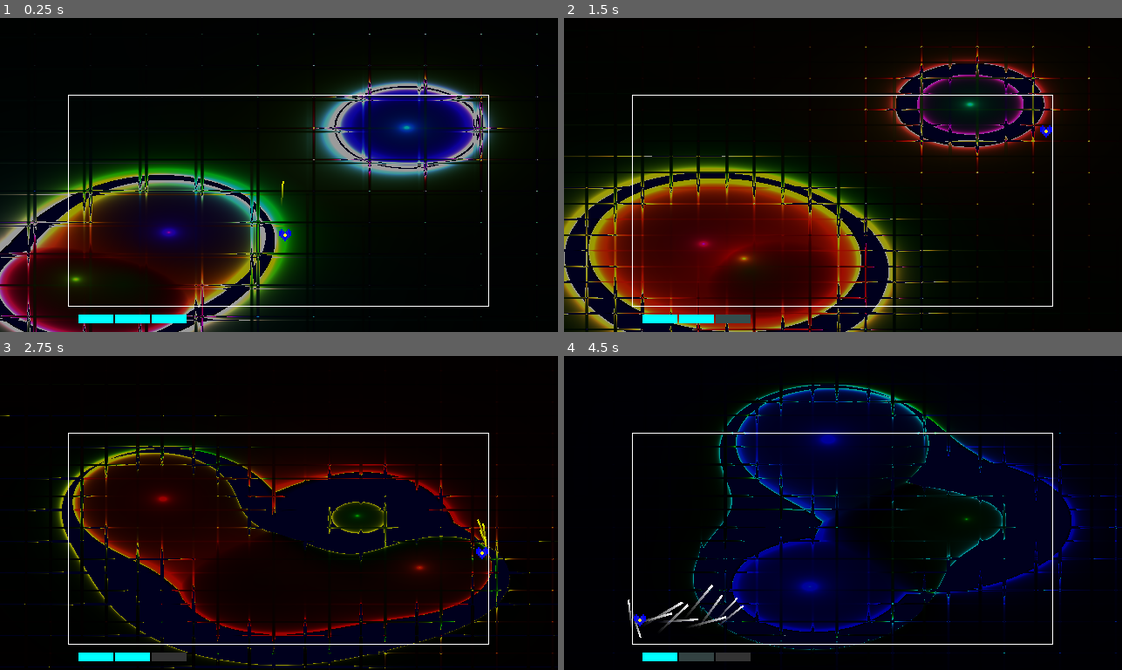
Above: before the commit, frames 1-4 (two rows, left to right).
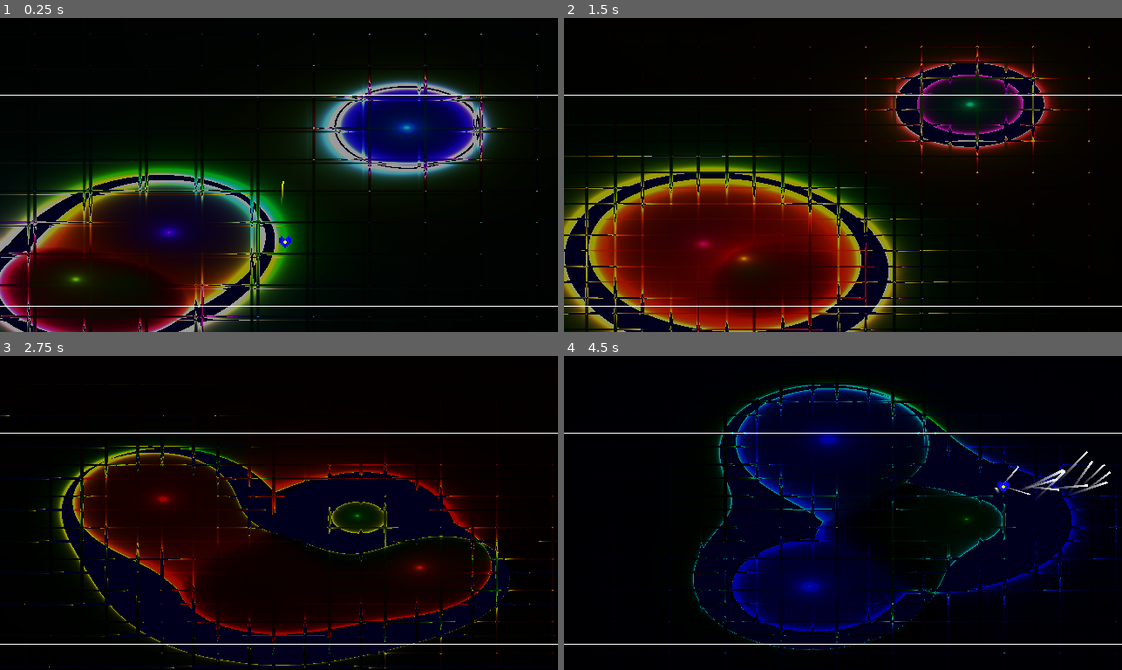
Above: after the commit, the same moments.

Repository: officialErnests/Underkill
Game: Godot game, scene res://Scenes/FIGHT.tscn
Same seed, same stepped clock (60 frames per second), same inputs: the game is played once before the commit and once after it.
Inputs:
- Up to frame 1 (0.25 s): no input
- Up to frame 2 (1.5 s): hold D (Right) 0.53-1.28 s; hold Ctrl (Slide) 0.53-1.28 s; tap Shift (Dash) at 0.6 s; tap Space (Jump) at 0.77, 1.07 s; hold S (Down) from 1.28 s (still down); tap Ctrl (Slide) at 1.35 s
- Up to frame 3 (2.75 s): tap Space (Jump) at 1.52, 1.55, 1.82, 2.1 s; release S (Down) at 2.03 s; hold D (Right) from 2.03 s (still down); tap Shift (Dash) at 2.3 s
- Up to frame 4 (4.5 s): release D (Right) at 2.78 s; hold W (Up) 2.78-3.53 s; tap Shift (Dash) at 2.85, 4.35 s; tap Space (Jump) at 3.02, 3.32, 3.77, 3.8, 4.07 s; tap Ctrl (Slide) at 3.05 s; hold Ctrl (Slide) 3.53-4.28 s; hold A (Left) from 3.53 s (still down)

The runs differ from the first frame. In frame 1, 1.0% of the frame differs, in the area x 0-100%, y 24-98%; in frame 2, 0.9%; in frame 3, 1.0%; in frame 4, 1.8%.

Commit message:
More movement

Diff:
--- a/Scenes/FIGHT.tscn
+++ b/Scenes/FIGHT.tscn
@@ -66,6 +66,6 @@
 
 [node name="Cage" parent="." instance=ExtResource("3_yp62b")]
 CagePosition = Vector2(0, 30)
-CageSize = Vector2(480, 240)
+CageSize = Vector2(1000, 240)
 
 [editable path="Cage"]
--- a/Scenes/SoulsMovement.gd
+++ b/Scenes/SoulsMovement.gd
@@ -3,13 +3,16 @@
 var walljumps = 3
 
 #player variables
-const SPEED = 400
-const GRAVITY = 70
+const SPEED = 200
+const GRAVITY = 100
 const JUMP_HEIGHT = 500
-const GROUNDPOUND_SPEED = 800
-const DASH_SPEED = 1000
-const DASH_LENGHT = 0.1
-const WALL_COYOTE = 0.1
+const GROUNDSLAM_SPEED = 1500
+const GROUNDSLAM_RECOVERY = 0.2
+const GROUNDSLAM_DISTANCE = 0.2
+const DASH_SPEED = 750
+const DASH_LENGHT = 0.2
+const WALL_COYOTE = 0.2
+const SLIDE_SPEED = 300
 
 
 #env variables
@@ -20,7 +23,6 @@
 var CanMove = true
 var Airborne = false
 var OnWall = false
-var GroundSlam = false
 var JumpStorage = false
 var Invincible = false
 
@@ -36,7 +38,8 @@
 	WALL_HUG,
 	WALL_SLIDE,
 	AIRBORNE,
-	GROUNDED
+	GROUNDED,
+	JUMP_STORAGE
 }
 #State
 var CurentPlayersState = EnumPlayerStates.AIR
@@ -51,6 +54,10 @@
 var energy = 3
 var wallCoyoti = 0
 var wallNormal = Vector2(0,0)
+var prevPrint = ""
+var groundslamRecoveryTime = 0
+var groundslamDistance = 0
+var slideSpeed = 0
 
 func Movement(delta) -> void:
 	var input_direction = Input.get_vector("Left", "Right", "Up", "Down")
@@ -98,16 +105,26 @@
 	walljumps = 3
 	wallSlideSpeed = 0.1
 
+func DetGroundslam() -> void:
+	if Input.is_action_just_pressed("Slide"):
+		groundslamDistance = 0
+		PlrMovement = EnumPlrMovement.GROUND_SLAM
 
 func DetJump() -> void:
 	if Input.is_action_just_pressed("Jump"):
 		velocity.y -= JUMP_HEIGHT
+		PlrMovement = EnumPlrMovement.AIRBORNE
 
 func DetWallJump() -> void:
 	if Input.is_action_just_pressed("Jump") and walljumps > 0:
 		walljumps -= 1
 		velocity.y = -JUMP_HEIGHT
 		velocity.x = wallNormal.x * SPEED
+		$Slide.emitting = false
+		if PlrMovement == EnumPlrMovement.GROUND_SLAM or PlrMovement == EnumPlrMovement.JUMP_STORAGE:
+			PlrMovement = EnumPlrMovement.JUMP_STORAGE
+		else:
+			PlrMovement = EnumPlrMovement.AIRBORNE
 
 func DetDash() -> void:
 	if Input.is_action_just_pressed("Dash") and energy >= 1:
@@ -115,6 +132,15 @@
 		energy -= 1
 		PlrMovement = EnumPlrMovement.DASH
 
+func DetDashJump() -> void:
+	if CurentPlayersState == EnumPlayerStates.GROUND and Input.is_action_just_pressed("Jump") and energy >= 1:
+		energy -= 2
+		PlrMovement = EnumPlrMovement.AIRBORNE
+		velocity = Vector2(DASH_SPEED * lastDirection * 2, -JUMP_HEIGHT)
+		$Slide2.emitting = false
+		PlrMovement = EnumPlrMovement.AIRBORNE
+		dashingTime = 0
+
 func CoyoteWall() -> void:
 	wallCoyoti = WALL_COYOTE
 
@@ -123,13 +149,55 @@
 		DetWallJump()
 		wallCoyoti -= delta/10
 
-
 func GetWallDir() -> void:
 	wallNormal = get_wall_normal()
 
+func GroundSlam(delta) -> void:
+	groundslamDistance += delta / 10.0
+	velocity = Vector2(0,GROUNDSLAM_SPEED)
+	$Slide2.emitting = true
+	$Slide2.process_material.emission_shape_offset = Vector3(0,5,0)
+	$Slide2.process_material.direction = Vector3(0,-5,0)
+
+func GroundSlamRecoveryStart() -> void:
+	groundslamRecoveryTime = GROUNDSLAM_RECOVERY
+
+func GroundSlamRecovery(delta) -> void:
+	groundslamRecoveryTime -= delta / 10.0
+	DetGroundSlamJump()
+	if groundslamRecoveryTime <= 0:
+		groundslamRecoveryTime = 0
+		PlrMovement = EnumPlrMovement.GROUNDED
+
+func DetGroundSlamJump() -> void:
+	if Input.is_action_just_pressed("Jump"):
+		velocity.y = -min(groundslamDistance, GROUNDSLAM_DISTANCE) * JUMP_HEIGHT * GROUNDSLAM_SPEED/100 - 100
+		groundslamRecoveryTime = 0
+		PlrMovement = EnumPlrMovement.AIRBORNE
+
+func DetSlide() -> void:
+	if Input.is_action_just_pressed("Slide"):
+		velocity.x = max(velocity.x - SLIDE_SPEED, 0)
+		PlrMovement = EnumPlrMovement.SLIDE
+
+func DetRecoverySlide() -> void:
+	if Input.is_action_just_pressed("Slide"):
+		PlrMovement = EnumPlrMovement.SLIDE
+		velocity.x = max(lastDirection * min(groundslamDistance, GROUNDSLAM_DISTANCE) * GROUNDSLAM_SPEED * 10 - SLIDE_SPEED,0)
+
+func Slide() -> void:
+	print((abs(velocity.x) - SLIDE_SPEED))
+	velocity.x = ((abs(velocity.x) - SLIDE_SPEED) * 0.9 + SLIDE_SPEED) * lastDirection
+	$Slide.emitting = true
+	$Slide.process_material.emission_shape_offset = Vector3(0,5,0)
+	$Slide.process_material.direction = Vector3(-lastDirection,-1,0)
+	if velocity.x == 0:
+		PlrMovement = EnumPlrMovement.GROUNDED
+	if Input.is_action_just_released("Slide"):
+		PlrMovement = EnumPlrMovement.GROUNDED
+
 func get_input(delta) -> void:
 	delta *= 10
-	velocity *= DAMPENING
 
 	if energy < 3:
 		energy += delta / 10 * 0.7
@@ -156,6 +224,14 @@
 		CurentPlayersState = EnumPlayerStates.WALL
 	else:
 		CurentPlayersState = EnumPlayerStates.AIR
+
+	if CurentPlayersState == EnumPlayerStates.GROUND:
+		velocity *= DAMPENING
+	elif PlrMovement == EnumPlrMovement.SLIDE:
+		velocity.y *= DAMPENING.y
+	else:
+		velocity.x = velocity.x * DAMPENING.x / 2 + velocity.x /2
+		velocity.y *= DAMPENING.y
 
 	if PlrMovement == EnumPlrMovement.GROUNDED:
 		ResetWallJumps()
@@ -188,65 +264,84 @@
 			DisableWallGrav()
 			PlrMovement = EnumPlrMovement.GROUNDED
 
-	print(EnumPlayerStates.find_key(CurentPlayersState) + " " + EnumPlrMovement.find_key(PlrMovement))
+	if prevPrint !=EnumPlayerStates.find_key(CurentPlayersState) + " " + EnumPlrMovement.find_key(PlrMovement):
+		prevPrint = EnumPlayerStates.find_key(CurentPlayersState) + " " + EnumPlrMovement.find_key(PlrMovement)
+		print(prevPrint)
 
 	if PlrMovement == EnumPlrMovement.GROUNDED:
 		Movement(delta)
 		DetJump()
+		DetSlide()
 
 	if PlrMovement == EnumPlrMovement.AIRBORNE:
 		DetCoyoteWall(delta)
 		Movement(delta)
 		Gravity(delta)
+		DetGroundslam()
 
 	if PlrMovement == EnumPlrMovement.WALL_HUG:
 		Movement(delta)
 		Gravity(delta)
 		DetWallJump()
+		DetGroundslam()
 
 	if PlrMovement == EnumPlrMovement.WALL_SLIDE:
 		Movement(delta)
 		WallGrav(delta)
 		DetWallJump()
+		DetGroundslam()
 
 	if PlrMovement != EnumPlrMovement.DASH:
 		DetDash()
 
 	if PlrMovement == EnumPlrMovement.DASH:
 		Dashing(delta)
-
+		DetDashJump()
+
+	if PlrMovement == EnumPlrMovement.GROUND_SLAM:
+		GroundSlam(delta)
+		if CurentPlayersState == EnumPlayerStates.WALL:
+			DetWallJump()
+		if CurentPlayersState == EnumPlayerStates.GROUND:
+			PlrMovement = EnumPlrMovement.GROUND_SLAM_RECOVERY
+			GroundSlamRecoveryStart()
+
+	if PlrMovement == EnumPlrMovement.GROUND_SLAM_RECOVERY:
+		$Slide2.emitting = false
+		Movement(delta)
+		GroundSlamRecovery(delta)
+		DetRecoverySlide()
+
+	if PlrMovement == EnumPlrMovement.JUMP_STORAGE:
+		Movement(delta)
+		groundslamDistance = GROUNDSLAM_DISTANCE
+		if CurentPlayersState == EnumPlayerStates.WALL:
+			DetWallJump()
+			if velocity.y > 0:
+				WallGrav(delta)
+			else:
+				Gravity(delta)
+		else:
+			$Slide.emitting = false
+			Gravity(delta)
+		if CurentPlayersState == EnumPlayerStates.GROUND:
+			groundslamRecoveryTime = GROUNDSLAM_RECOVERY
+			PlrMovement = EnumPlrMovement.GROUND_SLAM_RECOVERY
+
+	if PlrMovement == EnumPlrMovement.SLIDE:
+		scale = Vector2(1,0.5)
+		Slide()
+		Gravity(delta)
+	else:
+		scale = Vector2(1,1)
 
 	if true:
 		return
 
-	if is_on_floor():
-		Airborne = false
-	else:
-		Airborne = true
-
-	if is_on_wall():
-		OnWall = true
-	else:
-		OnWall = false
-
-	if Airborne:
-		if not GroundSlam and Input.is_action_just_pressed("Slide"):
-			groundDistance = 0
-			velocity.x = 0
-			JumpStorage = false
-			GroundSlam = true
-			$Slide2.emitting = true
-			groundDistance = 0
-	else:
-		if GroundSlam:
-			timeSinceLastGroundpund = Time.get_ticks_msec()
-			$Slide2.emitting = false
-			GroundSlam = false
-			JumpStorage = false
-		if Input.is_action_pressed("Slide"):
-			Sliding = true
-		else:
-			Sliding = false
+	if Input.is_action_pressed("Slide"):
+		Sliding = true
+	else:
+		Sliding = false
 
 	if Sliding:
 		if Airborne:
@@ -268,7 +363,7 @@
 
 	if GroundSlam:
 		if Dashing:
-			GroundSlam = false
+			# GroundSlam = false
 			JumpStorage = false
 			groundDistance = 0
 
@@ -288,7 +383,7 @@
 	if GroundSlam:
 		if not JumpStorage:
 			CanMove = false
-			velocity.y = GROUNDPOUND_SPEED
+			velocity.y = GROUNDSLAM_SPEED
 		if JumpStorage:
 			groundDistance = 4
 		else:
@@ -306,13 +401,13 @@
 			if velocity.y > 0:
 				#GroundSlam for wall going down
 				if GroundSlam and not JumpStorage:
-					velocity.y = GROUNDPOUND_SPEED
+					velocity.y = GROUNDSLAM_SPEED
 			else:
 				#wall GRAVITY if player moving up the wall
 				$Slide.emitting = false
 				#GroundSlam
 				if GroundSlam and not JumpStorage:
-					velocity.y = GROUNDPOUND_SPEED
+					velocity.y = GROUNDSLAM_SPEED
 	#Dashing
 
 func _physics_process(delta):
Not shown, added: export_presets.cfg
Not shown, changed: README.md
